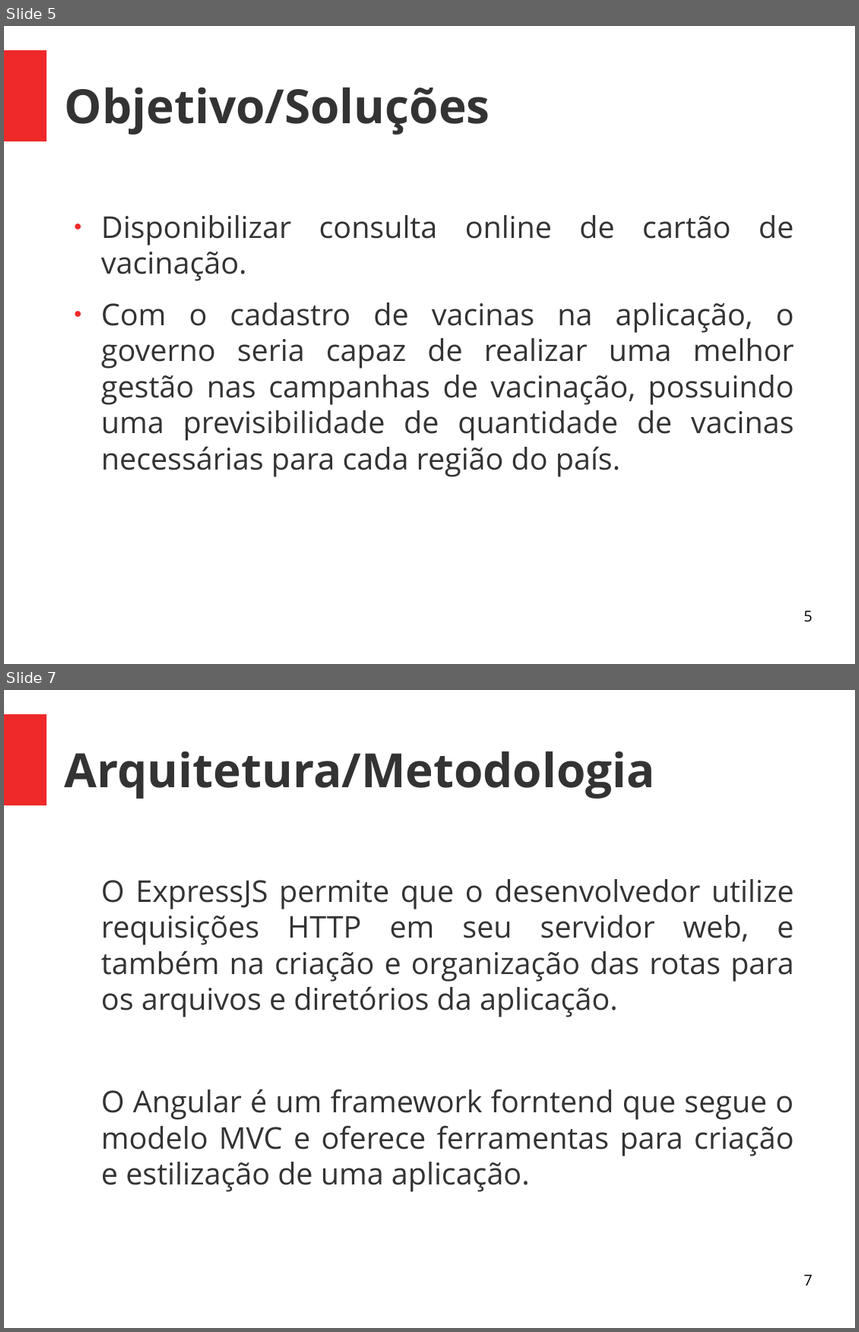
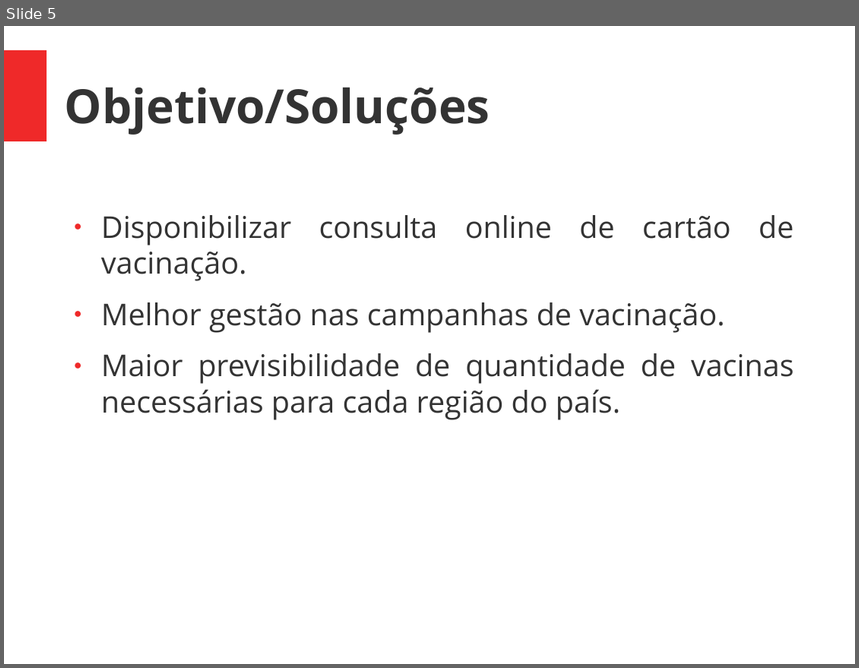
Before and after one commit to Saulodm/TCC, a slide deck: Apresentação/pré banca.odp. Shown one above the other, each under a label of ours: slides 5 and 7 before the commit, slide 5 after it; the slides between them are not shown. The pictures are 859x1332 and 859x668 pixels, drawn with LibreOffice and Linux fonts; fonts in the diff are those of the drawing. Boxes give left, top, right and bottom in pixels: in the first picture for what was removed or moved away, otherwise in the second. Text is boxed around its words. In the diff, an @@ line names an element or a change of style, - is before the commit and + after.

```diff
--- a/Apresentação/pré banca.odp
+++ b/Apresentação/pré banca.odp
@@ slide 7 removed at (4, 690, 855, 1328), background #FFFFFF; not listed: 1 template element that a slide beside it also shows @@
@@ title removed at (65, 752, 655, 799) @@
-Arquitetura/Metodologia
@@ text removed at (101, 879, 794, 1192) @@
-O ExpressJS permite que o desenvolvedor utilize requisições HTTP em seu servidor web, e também na criação e organização das rotas para os arquivos e diretórios da aplicação.
-O Angular é um framework forntend que segue o modelo MVC e oferece ferramentas para criação e estilização de uma aplicação.
@@ page number removed at (804, 1275, 813, 1286) @@
-7
@@ slide 5 changed as well @@
@@ text at (101, 303, 794, 420): text changed @@
-● Com o cadastro de vacinas na aplicação, o governo seria capaz de realizar uma melhor gestão nas campanhas de vacinação, possuindo uma previsibilidade de quantidade de vacinas necessárias para cada região do país.
+● Melhor gestão nas campanhas de vacinação.
+● Maior previsibilidade de quantidade de vacinas necessárias para cada região do país.
@@ page number removed at (804, 611, 813, 623) @@
-5
```
Also in this commit, not shown: 6 other slides changed, 3 slides added, 4 other slides removed, 22 other files.
